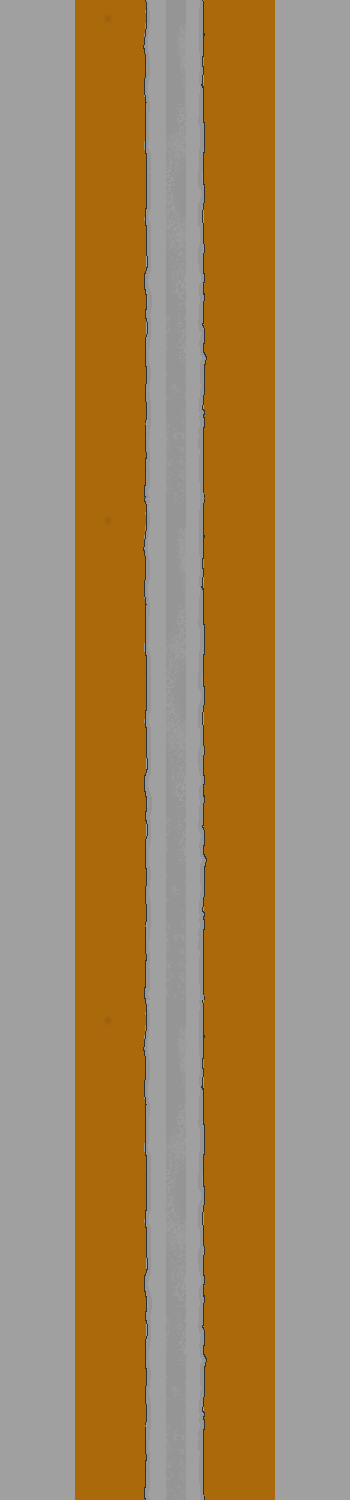
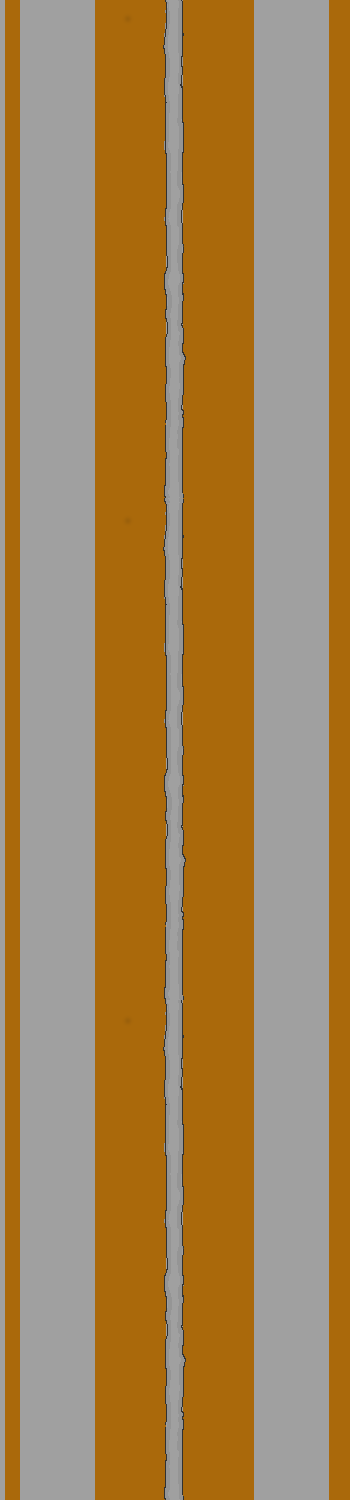
Before/after of a 350px x 1500px layered artwork. What changed in the layer stack:
painted on "图层 6" over <box>5,0,350,1500</box>
